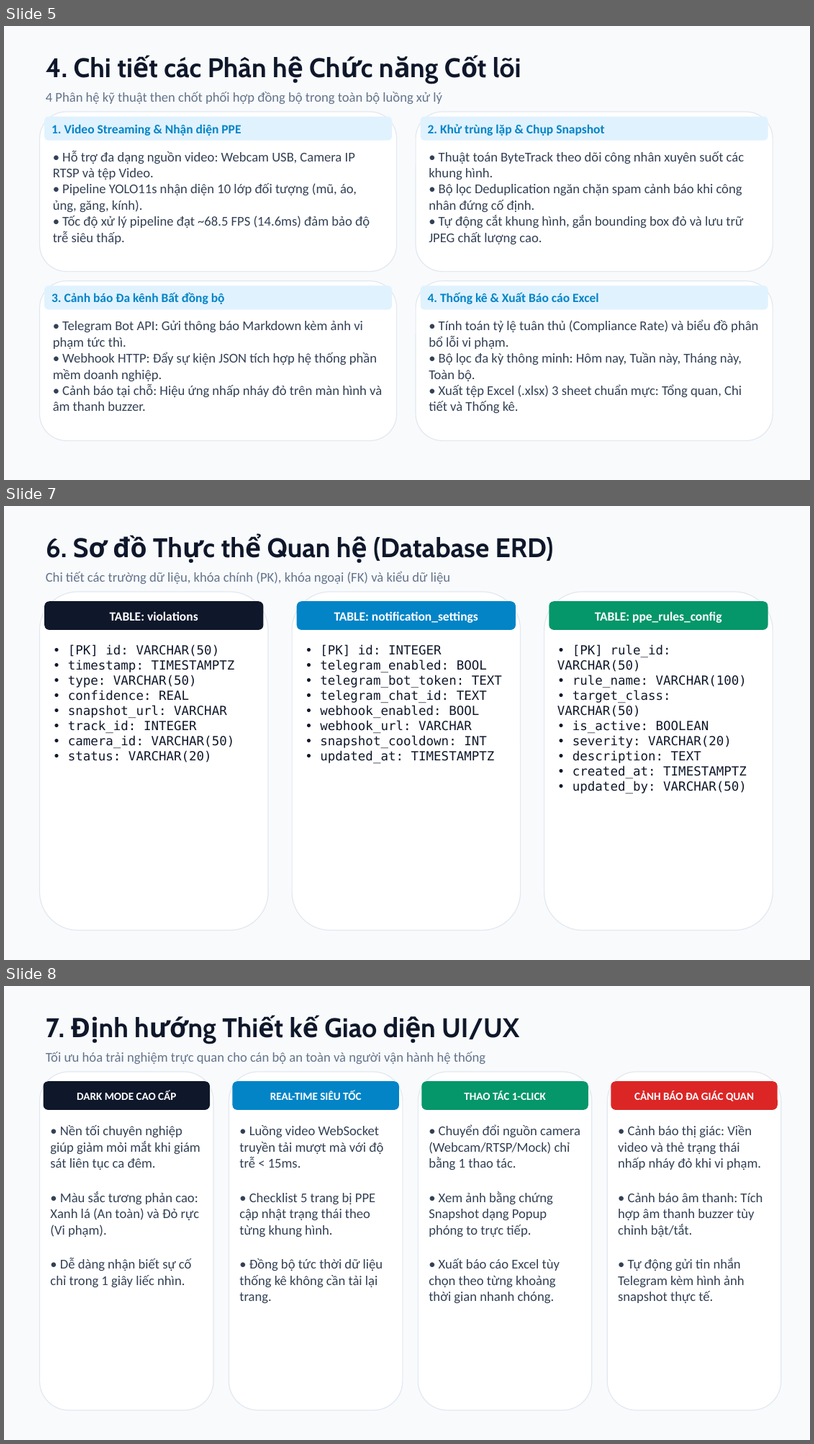
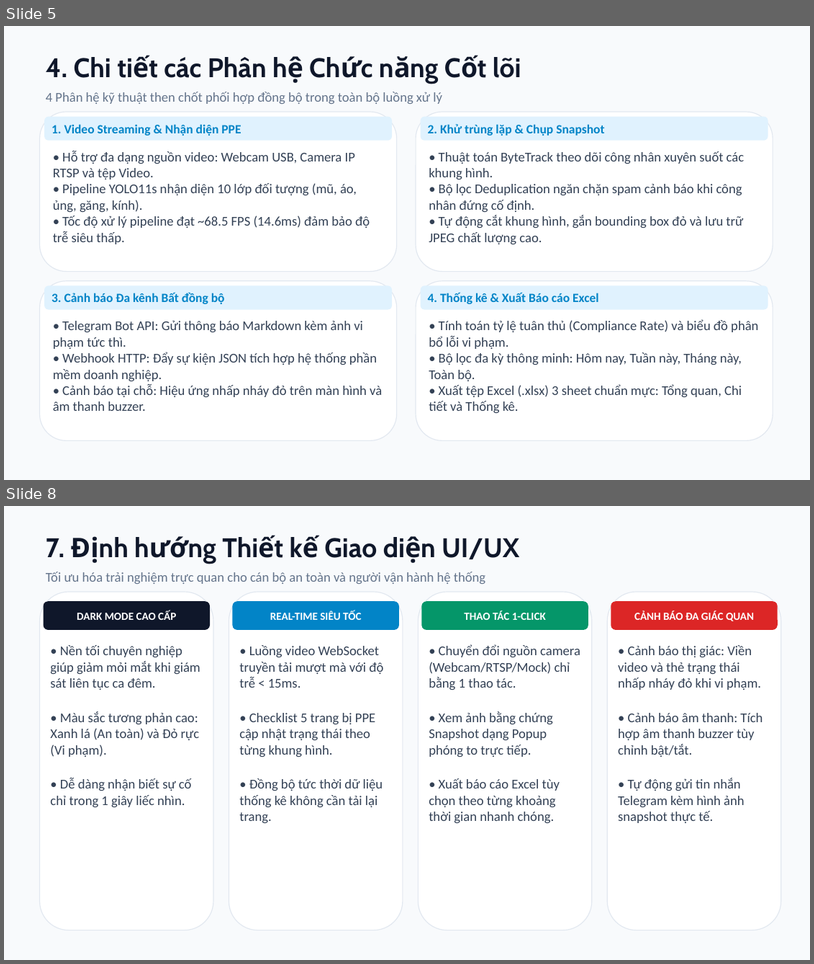
Before and after one commit to DuyTrum/AI-Safety-Monitor, a slide deck: BaoCao_TienDo_AISafetyMonitor.pptx. Shown one above the other, each under a label of ours: slides 5, 7 and 8 before the commit, slides 5 and 8 after it; the slides between them are not shown. The pictures are 814x1444 and 814x964 pixels, drawn with LibreOffice and Linux fonts; fonts in the diff are those of the drawing. Boxes give left, top, right and bottom in pixels: in the first picture for what was removed or moved away, otherwise in the second. Text is boxed around its words. In the diff, an @@ line names an element or a change of style, - is before the commit and + after.

Commit message:
feat: integrate real construction video library, test video suite, and complete system testing protocol

```diff
--- a/BaoCao_TienDo_AISafetyMonitor.pptx
+++ b/BaoCao_TienDo_AISafetyMonitor.pptx
@@ slide 7 removed at [4,506,810,960], background #F8FAFC @@
@@ text removed at [46,535,554,561] @@
-6. Sơ đồ Thực thể Quan hệ (Database ERD)
@@ rounded rectangle removed at [40,592,268,930] @@
@@ text removed at [46,571,451,584] @@
-Chi tiết các trường dữ liệu, khóa chính (PK), khóa ngoại (FK) và kiểu dữ liệu
@@ rounded rectangle removed at [292,592,521,930] @@
@@ rounded rectangle removed at [545,592,774,930] @@
@@ rounded rectangle removed at [44,601,263,629] @@
-TABLE: violations
@@ rounded rectangle removed at [297,601,516,629] @@
-TABLE: notification_settings
@@ rounded rectangle removed at [550,601,769,629] @@
-TABLE: ppe_rules_config
@@ text removed at [68,645,235,762] @@
-• [PK] id: VARCHAR(50)
-• timestamp: TIMESTAMPTZ
-• type: VARCHAR(50)
-• confidence: REAL
-• snapshot_url: VARCHAR
-• track_id: INTEGER
-• camera_id: VARCHAR(50)
-• status: VARCHAR(20)
@@ text removed at [320,645,502,763] @@
-• [PK] id: INTEGER
-• telegram_enabled: BOOL
-• telegram_bot_token: TEXT
-• telegram_chat_id: TEXT
-• webhook_enabled: BOOL
-• webhook_url: VARCHAR
-• snapshot_cooldown: INT
-• updated_at: TIMESTAMPTZ
@@ text removed at [558,645,747,793] @@
-• [PK] rule_id: VARCHAR(50)
-• rule_name: VARCHAR(100)
-• target_class: VARCHAR(50)
-• is_active: BOOLEAN
-• severity: VARCHAR(20)
-• description: TEXT
-• created_at: TIMESTAMPTZ
-• updated_by: VARCHAR(50)
```
Also in this commit, not shown: 1 slide changed, 1 slide added, 36 other files.
